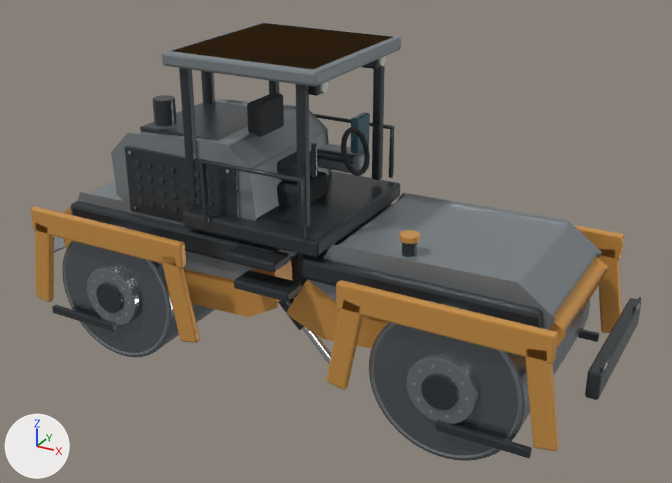
The glTF model machines/volvo-dd128c/assets/volvo-dd128c-structural-study.glb as it was, and as the next commit left it.
One viewpoint serves both versions: a camera (50 mm lens) standing at (4.19, -7.25, 4.94) and looking at (0.21, -0.02, 1.32). The lights are fixed; the arrows at lower left show +X, +Y and +Z. The older version comes first. Where no turn or scale is listed for an object, it has been applied to the vertices. Vertices at exactly the same position are counted once.

The first picture shows 'EngineHood_Main_Reconstructed', 'EngineServicePanel_L', 'FrontDrumGuard_L', 'FrontDrumGuard_R', 'FrontDrum_Shell_2000mm', 'FrontFrame_Crossmember', 'FrontFrame_YokeCore', 'FrontGuardInnerArm_L', 'FrontGuardOuterArm_L', 'FrontGuardOuterArm_R', 'FrontWaterFillCap', 'FrontWaterTank_640L_Reconstructed', 'OperatorPlatform', 'ROPS_Canopy_TopExtent', 'ROPS_FOPS_Canopy', 'RearDrumGuard_L', 'RearDrum_Shell_2000mm', 'RearFrame_YokeCore', 'RearGuardInnerArm_L', 'RearGuardOuterArm_L', 'SteeringCylinder_Barrel_L_Reconstructed' and 41 more.
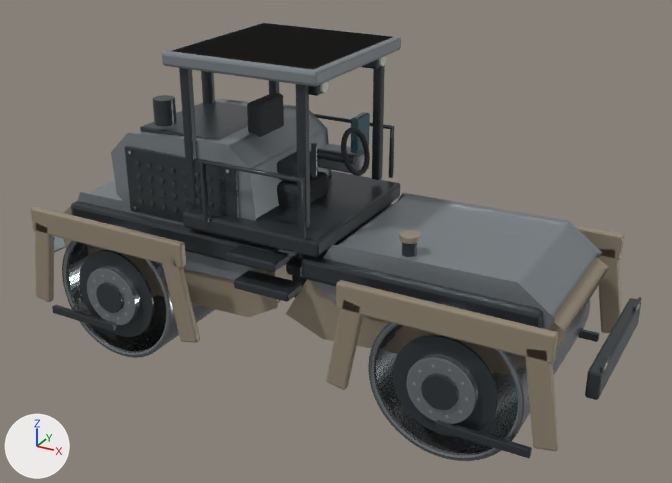
ob_articulationsteer_root_reconstructed is not drawn itself; it is the parent of ob_frontoscillation_root_reconstructed.

Where the newer file only moved an object's origin or applied its transform, the numbers keep the older frame.

The edits, one by one:
Material 'SafetyAccent' (mat_safetyaccent) changes colour from orange #d79b4d to beige #a29581; in linear values from (0.68, 0.33, 0.075) to (0.36, 0.3, 0.22).
me_cylinder_080 is used by ob_frontdrum_shell_2000mm; parent ob_frontoscillation_root_reconstructed; location (1.775, 0.0, 0.7); rotation (1.571, 0.0, 0.0), in degrees (90, 0, 0).
me_cylinder_080 had 384 vertices, 764 faces and spanned x -0.7..0.7, y -0.7..0.7, z -1.0..1.0.
me_cylinder_080 now has 384 vertices, 768 faces and spans x -0.7..0.7, y -1.0..1.0, z -0.7..0.7.
me_cylinder_080 part 1: 384 vertices removed from x -0.7..0.7, y -0.7..0.7, z -1.0..1.0.
me_cylinder_080 part 2: 384 vertices added at x -0.7..0.7, y -1.0..1.0, z -0.7..0.7.
me_cylinder_004 is used by ob_reardrum_shell_2000mm; parent ob_volvodd128c_root; location (-1.775, 0.0, 0.7); rotation (1.571, 0.0, 0.0), in degrees (90, 0, 0).
me_cylinder_004 had 384 vertices, 764 faces and spanned x -0.7..0.7, y -0.7..0.7, z -1.0..1.0.
me_cylinder_004 now has 384 vertices, 768 faces and spans x -0.7..0.7, y -1.0..1.0, z -0.7..0.7.
me_cylinder_004 part 3: 384 vertices removed from x -0.7..0.7, y -0.7..0.7, z -1.0..1.0.
me_cylinder_004 part 4: 384 vertices added at x -0.7..0.7, y -1.0..1.0, z -0.7..0.7.
me_cylinder_232 is used by ob_steeringcylinder_barrel_l_reconstructed; location (-0.202, -0.39, 0.837).
me_cylinder_232 had 64 vertices, 124 faces and spanned x -0.333..0.333, y -0.075..0.075, z -0.345..0.345.
me_cylinder_232 now has 64 vertices, 124 faces and spans x -0.281..0.281, y -0.075..0.075, z 0.218..0.388.
me_cylinder_232 part 5: the whole mesh is multiplied about its middle by the matrix ((0.448, 0.0, -0.524), (0.0, 1.0, 0.0), (0.742, 0.0, 0.67)), then moved by (0.0, 0.0, 0.303).
Object 'ArticulationSteer_Root_Reconstructed' (ob_articulationsteer_root_reconstructed) moves from (0.0, 0.0, 0.0) to (0.0, 0.0, 1.045).
Object 'FrontDrum_Shell_2000mm' (ob_frontdrum_shell_2000mm) turns from (90, 0, 0) to (0, 0, 0) degrees about x, y and z.
In object 'FrontDrum_Shell_2000mm' (ob_frontdrum_shell_2000mm), parent goes from ob_frontoscillation_root_reconstructed to ob_frontdrum_rotation_root.
Object 'FrontDrum_Shell_2000mm' (ob_frontdrum_shell_2000mm) moves from (1.775, 0.0, 0.7) to (0.0, 0.0, 0.0).
Object 'RearDrum_Shell_2000mm' (ob_reardrum_shell_2000mm) turns from (90, 0, 0) to (0, 0, 0) degrees about x, y and z.
In object 'RearDrum_Shell_2000mm' (ob_reardrum_shell_2000mm), parent goes from ob_volvodd128c_root to ob_reardrum_rotation_root.
Object 'RearDrum_Shell_2000mm' (ob_reardrum_shell_2000mm) moves from (-1.775, 0.0, 0.7) to (0.0, 0.0, 0.0).
In object 'RearEccentricWeight_L_Reconstructed' (ob_reareccentricweight_l_reconstructed), parent goes from ob_volvodd128c_root to ob_reareccentric_rotation_root.
Object 'RearEccentric_Rotation_ROOT' (ob_reareccentric_rotation_root) is new.
Its parent is ob_reardrum_rotation_root.
Its location is (0.0, 0.0, 0.0).
Object 'RearDrum_Rotation_ROOT' (ob_reardrum_rotation_root) is new.
Its parent is ob_volvodd128c_root.
Its location is (-1.775, 0.0, 0.7).
Object 'FrontDrum_Rotation_ROOT' (ob_frontdrum_rotation_root) is new.
Its parent is ob_frontoscillation_root_reconstructed.
Its location is (1.775, 0.0, -0.345).

Changed parts and their boxes (x1, y1, x2, y2) in the pictures (672 x 483 px):
'FrontDrum_Shell_2000mm', reshaped, moved, turned: before (369, 300, 590, 461); after (368, 300, 590, 461)
'FrontDrumGuard_L', recoloured (orange to beige): (336, 280, 558, 363) in both
'RearDrum_Shell_2000mm', reshaped, moved, turned: before (62, 223, 215, 357); after (62, 223, 216, 358)
'FrontFrame_YokeCore', recoloured: (286, 257, 609, 348) in both
'ROPS_Canopy_TopExtent', recoloured: (174, 23, 389, 70) in both
'RearDrumGuard_L', recoloured (orange to beige): (31, 207, 186, 268) in both
'RearFrame_YokeCore', recoloured: (64, 206, 293, 317) in both
'FrontGuardOuterArm_L', recoloured (orange to beige): (525, 349, 559, 451) in both
'FrontGuardInnerArm_L', recoloured (orange to beige): (326, 300, 363, 390) in both
'RearGuardInnerArm_L', recoloured (orange to beige): (162, 257, 200, 343) in both
'FrontGuardOuterArm_R', recoloured (orange to beige): (599, 249, 622, 333) in both
'RearGuardOuterArm_L', recoloured (orange to beige): (35, 224, 54, 302) in both
'FrontDrumGuard_R', recoloured (orange to beige): (574, 225, 624, 260) in both
'SteeringCylinder_Barrel_L_Reconstructed', reshaped (mostly hidden): before (279, 297, 304, 330); after (286, 259, 302, 277)
'FrontWaterFillCap', recoloured (orange to beige): (399, 230, 421, 244) in both
part 1 of me_cylinder_080, deleted: before (369, 300, 590, 461)
part 2 of me_cylinder_080, added: after (368, 300, 590, 461)
part 3 of me_cylinder_004, deleted: before (62, 223, 215, 357)
part 4 of me_cylinder_004, added: after (62, 223, 216, 358)
'FrontDrum_EndPlate_L', unchanged, uncovered by the edit: after (393, 335, 498, 437)
'RearDrum_EndPlate_L', unchanged, uncovered by the edit: after (80, 250, 154, 337)
